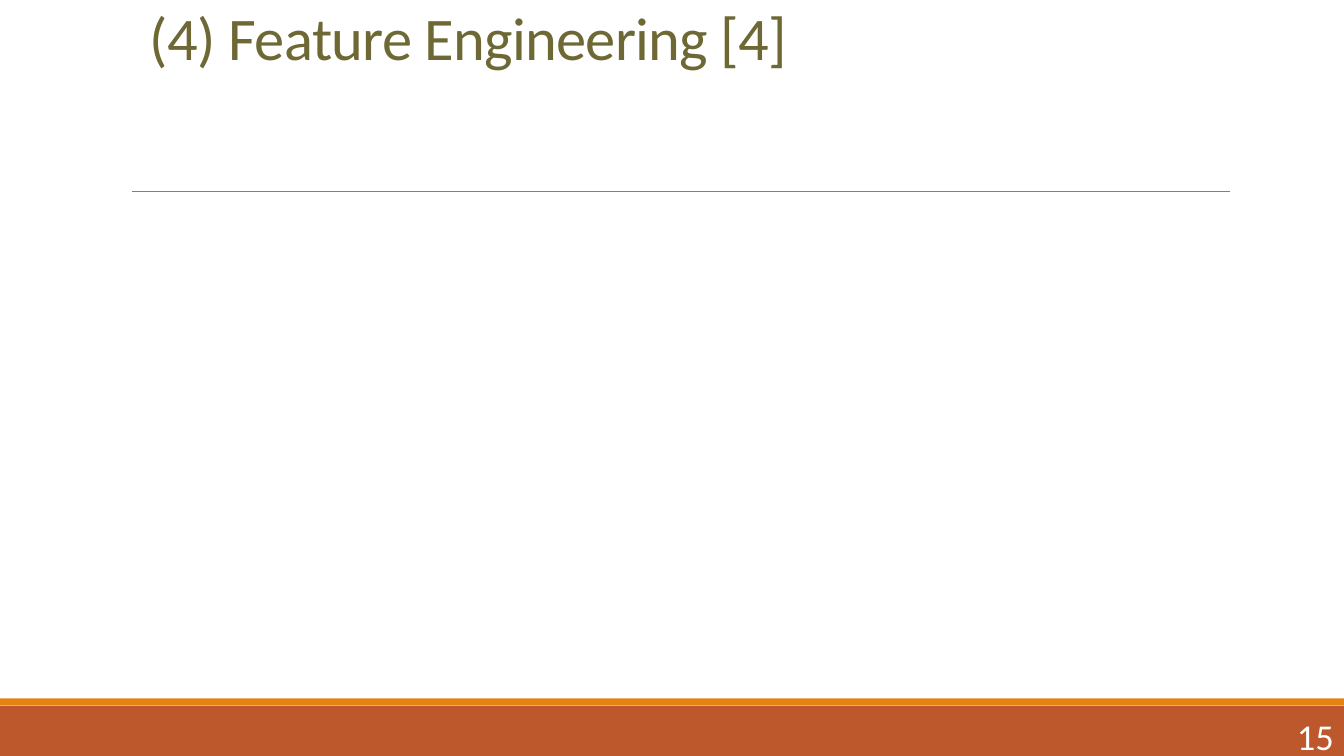
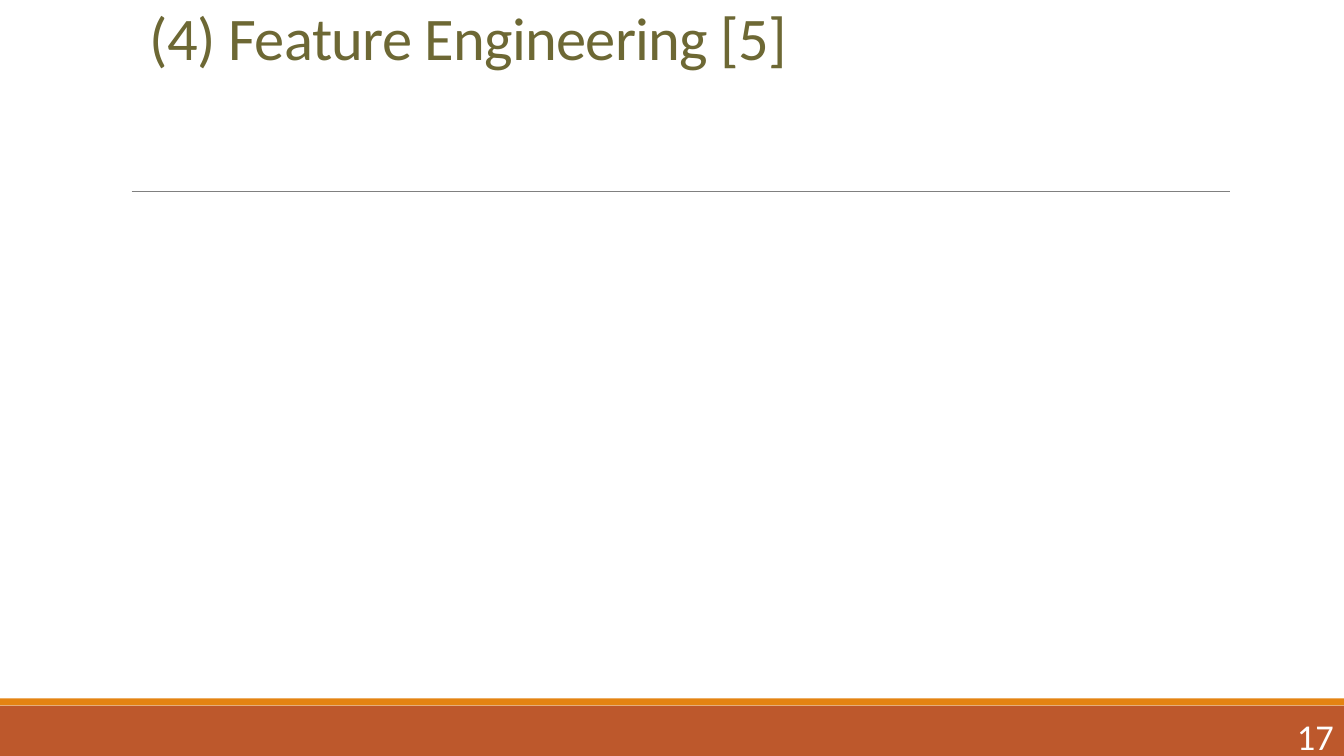
Before and after one commit to 1082-datascience/finalproject-finalproject-1082ds_group6, a slide deck: slide 20 of results/1072_datascience_FP_107363015_G6.pptx (slide 18 before the commit). Drawn at 1344x756 pixels with LibreOffice and Linux fonts; fonts in the diff are those of the drawing; background and template pictures are left out. Boxes give left, top, right and bottom in pixels: in the first picture for what was removed or moved away, otherwise in the second. Text is boxed around its words. In the diff, an @@ line names an element or a change of style, - is before the commit and + after.

```diff
--- a/results/1072_datascience_FP_107363015_G6.pptx
+++ b/results/1072_datascience_FP_107363015_G6.pptx
@@ title at [150,16,786,71]: text changed @@
-(4) Feature Engineering [4]
+(4) Feature Engineering [5]
@@ text at [1297,726,1334,750]: text changed @@
-15
+17
```
Also in this commit, not shown: 30 other slides changed, 2 slides added.
